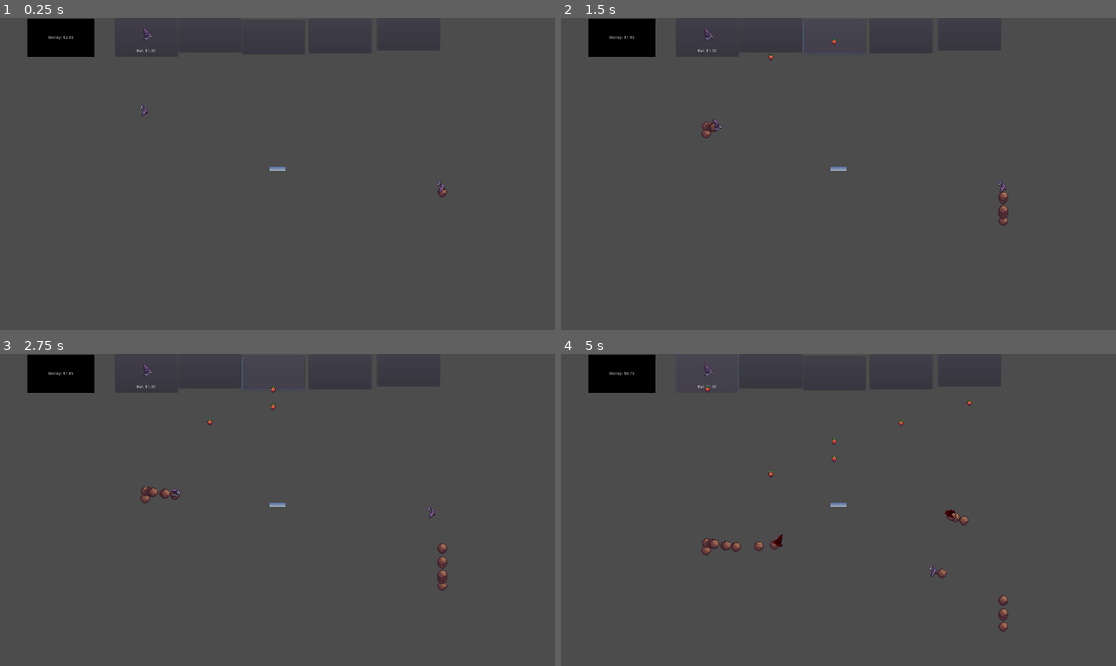
Above: before the commit, frames 1-4 (two rows, left to right).
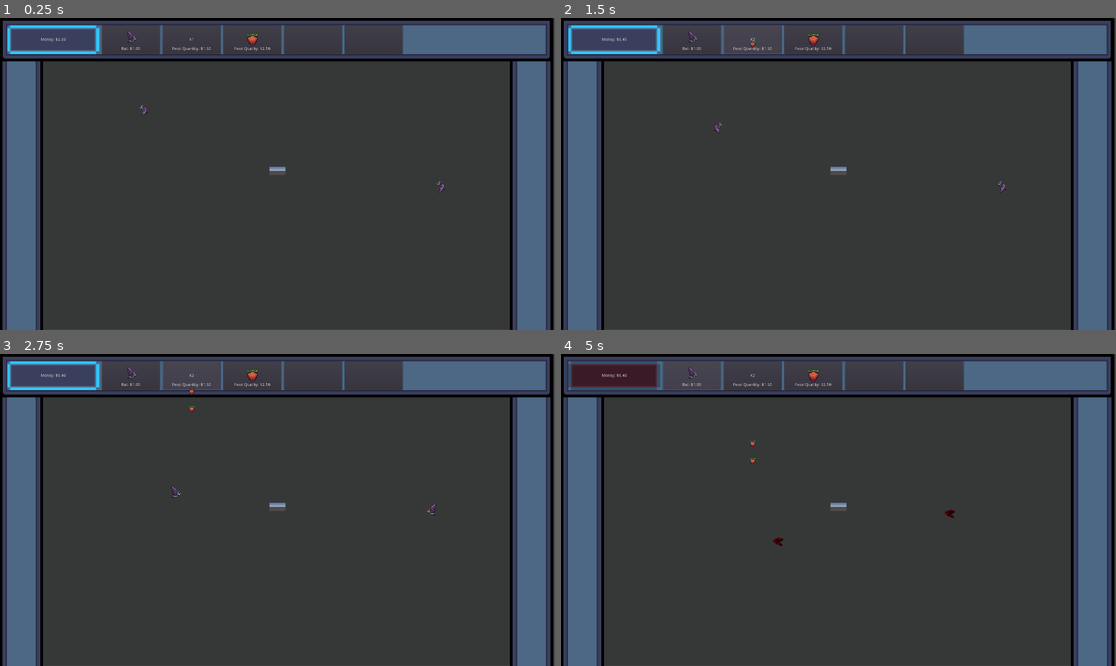
Above: after the commit, the same moments.

Repository: BranRead/Batty_Farming
Game: Godot game, scene res://main.tscn
Same seed, same stepped clock (60 frames per second), same inputs: the game is played once before the commit and once after it. A sky picture missing from this copy of the repository is replaced by a grey-blue gradient.
Inputs (mouse positions are in pixels of both pictures, inside the frame that each line leads up to; where the layout moved, square brackets give the same spot in the first picture):
- Up to frame 1 (0.25 s): no input
- Up to frame 2 (1.5 s): click (810, 39) [771, 36] at 0.5 s; click (755, 39) [832, 36] at 1.25 s
- Up to frame 3 (2.75 s): click (194, 375) [271, 372] at 2 s
- Up to frame 4 (5 s): click (871, 375) [899, 372] at 2.75 s; click (932, 375) [971, 369] at 3.5 s; click "Bat: $1.00" at 4.25 s

The runs differ from the first frame. In frame 1, 19% of the frame differs, in the area x 0-100%, y 0-100%; in frame 2, 19%; in frame 3, 19%; in frame 4, 19%.

Commit message:
Lots added in
Sound FX, better top menu bar, eating animation, different levels of food, different drop quantities

Diff:
--- a/Bat.tscn
+++ b/Bat.tscn
@@ -17,13 +17,16 @@
 var name_check : String = \"bat\";
 export var timesFed : int = 0;
 export var isHungry : bool = false
+var bat_growth_level = 1
 var cost: float = 1.00
 var orginal_color = self.modulate
 var closest_food
+var animation_locked = false
 export var movement_change_threshold : float = 0.99
 var rng = RandomNumberGenerator.new()
 onready var animated_sprite : AnimatedSprite = $AnimatedSprite
-onready var audio : AudioStreamPlayer = $EatSound
+onready var eat_sound : AudioStreamPlayer = $EatSound
+onready var gold_guano = load(\"res://images/goldenGuano.png\")
 
 # Called when the node enters the scene tree for the first time.
 func _ready():
@@ -31,6 +34,8 @@
 
 # Called every frame. 'delta' is the elapsed time since the previous frame.
 func _process(delta):
+	if !animation_locked:
+		animated_sprite.play(\"fly\")
 	#print(\"flying\")
 	if !self.isHungry:
 		var change_movement_chance : float = rng.randf()
@@ -62,9 +67,9 @@
 		if closest_food != null:
 			#print(closest_food.position)
 			if self.position.x > self.position.move_toward(closest_food.position, self.chasing_food_speed * delta).x:
-				animated_sprite.play(\"fly_left\")
+				animated_sprite.flip_h = false
 			else:
-				animated_sprite.play(\"fly_right\")
+				animated_sprite.flip_h = true
 			self.position = self.position.move_toward(closest_food.position, self.chasing_food_speed * delta)
 
 
@@ -72,22 +77,26 @@
 		self.position.x += self.velocity.x * delta
 		self.position.y += self.velocity.y * delta
 		if self.velocity.x > 0:
-			animated_sprite.play(\"fly_right\")
+			animated_sprite.flip_h = true
 		else:
-			animated_sprite.play(\"fly_left\")
-
+			animated_sprite.flip_h = false
 
 	var dropChance = rng.randf_range(0,1)
 	if dropChance > drop_threshold:
+		print(\"Bat level: \" + str(bat_growth_level))
 		#print(\"Guano dropped\")
 		var guano = guano_packed_scene.instance()
 		var guano_unique = guano.duplicate()
 		guano_unique.position = self.position
+		if bat_growth_level == 3:
+			guano_unique.get_child(0).play(\"golden\")
 		get_parent().add_child(guano_unique)
 
 func _on_Bat_area_entered(area):
 	if area.name_check == \"food\" && self.isHungry:
-		audio.play()
+		eat_sound.play()
+		animated_sprite.play(\"eat\")
+		animation_locked = true
 		self.timesFed += 1
 		#print(\"The bat ate the strawberry\")
 		area.free()
@@ -97,8 +106,10 @@
 		print(self.timesFed)
 		if(self.timesFed == 4):
 			self.scale = Vector2(1.5, 1.5)
+			self.bat_growth_level += 1
 		if(self.timesFed == 10):
 			self.scale = Vector2(2, 2)
+			self.bat_growth_level += 1
 	elif(area.name_check == \"bat\"):
 		print(\"FUNGUS\")
 	elif(area.name_check == \"leftScreen\"):
@@ -114,15 +125,31 @@
 		#print(\"Bottom wall\")
 		self.velocity.y *= -1
 
-
-
 func _on_Timer_timeout():
 	print(\"I'm hungry :(\")
 	get_node(\"HungerTimer\").paused = true
 	self.isHungry = true
 	self.modulate = Color(\"#c30010\")
+
+
+
+func _on_AnimatedSprite_animation_finished():
+	if [\"eat\"].has(animated_sprite.animation):
+		animation_locked = false
 "
 
+[sub_resource type="AtlasTexture" id=26]
+atlas = ExtResource( 2 )
+region = Rect2( 512, 128, 128, 128 )
+
+[sub_resource type="AtlasTexture" id=27]
+atlas = ExtResource( 2 )
+region = Rect2( 640, 128, 128, 128 )
+
+[sub_resource type="AtlasTexture" id=28]
+atlas = ExtResource( 2 )
+region = Rect2( 768, 128, 128, 128 )
+
 [sub_resource type="AtlasTexture" id=15]
 atlas = ExtResource( 2 )
 region = Rect2( 128, 128, 128, 128 )
@@ -134,29 +161,17 @@
 [sub_resource type="AtlasTexture" id=17]
 atlas = ExtResource( 2 )
 region = Rect2( 384, 128, 128, 128 )
-
-[sub_resource type="AtlasTexture" id=21]
-atlas = ExtResource( 2 )
-region = Rect2( 128, 384, 128, 128 )
-
-[sub_resource type="AtlasTexture" id=22]
-atlas = ExtResource( 2 )
-region = Rect2( 256, 384, 128, 128 )
-
-[sub_resource type="AtlasTexture" id=23]
-atlas = ExtResource( 2 )
-region = Rect2( 384, 384, 128, 128 )
 
 [sub_resource type="SpriteFrames" id=14]
 animations = [ {
+"frames": [ SubResource( 26 ), SubResource( 27 ), SubResource( 28 ) ],
+"loop": true,
+"name": "eat",
+"speed": 10.0
+}, {
 "frames": [ SubResource( 15 ), SubResource( 16 ), SubResource( 17 ) ],
 "loop": true,
-"name": "fly_left",
-"speed": 10.0
-}, {
-"frames": [ SubResource( 21 ), SubResource( 22 ), SubResource( 23 ) ],
-"loop": true,
-"name": "fly_right",
+"name": "fly",
 "speed": 10.0
 } ]
 
@@ -171,11 +186,10 @@
 __meta__ = {
 "_edit_group_": true
 }
-drop_threshold = 0.954
 
 [node name="AnimatedSprite" type="AnimatedSprite" parent="."]
 frames = SubResource( 14 )
-animation = "fly_right"
+animation = "eat"
 
 [node name="CollisionShape2D" type="CollisionShape2D" parent="."]
 position = Vector2( 3, 0 )
@@ -189,4 +203,5 @@
 stream = ExtResource( 3 )
 
 [connection signal="area_entered" from="." to="." method="_on_Bat_area_entered"]
+[connection signal="animation_finished" from="AnimatedSprite" to="." method="_on_AnimatedSprite_animation_finished"]
 [connection signal="timeout" from="HungerTimer" to="." method="_on_Timer_timeout"]
--- a/Food.gd
+++ b/Food.gd
@@ -3,6 +3,7 @@
 export var falling_speed : float = 80
 var name_check : String = "food";
 var cost : float = 0.05
+var isCollected = false
 
 
 # Called when the node enters the scene tree for the first time.
--- a/Guano.gd
+++ b/Guano.gd
@@ -3,7 +3,8 @@
 export var falling_speed : float = 80
 var name_check : String = "guano"
 var is_selected : bool = false
-var worth : float = 0.25
+var normal_worth : float = 0.25
+var gold_worth : float = 0.75
 onready var collect_sound : AudioStreamPlayer = $CollectSound
 var is_fallen_off_screen = false
 
@@ -27,7 +28,9 @@
 
 func collect_guano():
 	get_parent().guano_collected += 1
-	get_parent().money += self.worth
+	if $AnimatedSprite.animation == "base":
+		get_parent().money += self.normal_worth
+	else:
+		get_parent().money += self.gold_worth
 	get_parent().get_node("MoneyLabel").update_money()
-	#print("Guano collected: " + str(get_parent().guano_collected))
 	self.queue_free()
--- a/Guano.tscn
+++ b/Guano.tscn
@@ -1,18 +1,28 @@
-[gd_scene load_steps=7 format=2]
+[gd_scene load_steps=9 format=2]
 
 [ext_resource path="res://images/spritesheet-48.png" type="Texture" id=1]
 [ext_resource path="res://Guano.gd" type="Script" id=2]
 [ext_resource path="res://audio/Low_Health.wav" type="AudioStream" id=3]
+[ext_resource path="res://images/goldenGuano.png" type="Texture" id=4]
 
 [sub_resource type="AtlasTexture" id=4]
 atlas = ExtResource( 1 )
 region = Rect2( 240, 48, 48, 48 )
 
+[sub_resource type="AtlasTexture" id=7]
+atlas = ExtResource( 4 )
+region = Rect2( 0, 0, 48, 48 )
+
 [sub_resource type="SpriteFrames" id=5]
 animations = [ {
 "frames": [ SubResource( 4 ) ],
 "loop": true,
-"name": "default",
+"name": "base",
+"speed": 5.0
+}, {
+"frames": [ SubResource( 7 ) ],
+"loop": true,
+"name": "golden",
 "speed": 5.0
 } ]
 
@@ -25,6 +35,7 @@
 
 [node name="AnimatedSprite" type="AnimatedSprite" parent="."]
 frames = SubResource( 5 )
+animation = "base"
 
 [node name="CollisionShape2D" type="CollisionShape2D" parent="."]
 shape = SubResource( 6 )
--- a/MoneyLabel.gd
+++ b/MoneyLabel.gd
@@ -1,16 +1,10 @@
 extends Label
-
-
-var style_box = StyleBoxFlat.new()
 # Declare member variables here. Examples:
 # var a = 2
 # var b = "text"
 
-
 # Called when the node enters the scene tree for the first time.
 func _ready():
-	style_box.bg_color = Color.black
-	self.add_stylebox_override("normal", style_box)
 
 	var money = "%.2f" % get_parent().money
 	self.text = "Money: $" + money
--- a/main.tscn
+++ b/main.tscn
@@ -8,7 +8,15 @@
 [ext_resource path="res://Mouse.gd" type="Script" id=6]
 [ext_resource path="res://images/batIcon.png" type="Texture" id=7]
 [ext_resource path="res://MoneyLabel.gd" type="Script" id=8]
-[ext_resource path="res://audio/Low_Health.wav" type="AudioStream" id=9]
+[ext_resource path="res://audio/320144__owlstorm__blanket-movement-6.wav" type="AudioStream" id=9]
+[ext_resource path="res://audio/buybat.mp3" type="AudioStream" id=10]
+[ext_resource path="res://audio/fooddrop.mp3" type="AudioStream" id=11]
+[ext_resource path="res://audio/click.mp3" type="AudioStream" id=12]
+[ext_resource path="res://audio/rain-sound-and-rainforest-6293.mp3" type="AudioStream" id=13]
+[ext_resource path="res://audio/atmospheric-soundscape-152493.mp3" type="AudioStream" id=14]
+[ext_resource path="res://images/topPanel.png" type="Texture" id=15]
+[ext_resource path="res://images/moneyPanel.png" type="Texture" id=16]
+[ext_resource path="res://images/foodIcon.png" type="Texture" id=17]
 
 [sub_resource type="GDScript" id=1]
 script/source = "extends Node
@@ -18,13 +26,28 @@
 var guano_collected : int = 0
 var is_mouse_touching_something : bool = false
 var money : float = 2.00
+var food_allowed_onscreen: int = 1
+var food_quantity_upgrade_cost : float = 1.50
+var food_quality_upgrade_cost : float = 2.50
+var food_quality_level = 1
 export var summon_buffer : int = 200
+
 onready var collect_guano : AudioStreamPlayer = $CollectGuano
+onready var food_drop : AudioStreamPlayer = $FoodDrop
+onready var buy_bat : AudioStreamPlayer = $BuyBat
+onready var click : AudioStreamPlayer = $Click
+onready var rain : AudioStreamPlayer = $Rain
+onready var piano : AudioStreamPlayer = $Piano
+onready var grapes = load(\"res://images/grapes.png\")
+
+onready var bananas = load(\"res://images/bananas.png\")
+
 
 # Called when the node enters the scene tree for the first time.
 func _ready():
 	rng.randomize()
-
+	rain.play()
+	piano.play()
 	for n in 2:
 		var bat = bat_packed_scene.instance()
 		var batDouble = bat.duplicate()
@@ -36,15 +59,19 @@
 	if Input.is_action_just_pressed(\"click\") && !is_mouse_touching_something:
 		var mouse_position = get_viewport().get_mouse_position()
 		var food = food_packed_scene.instance()
-		if self.money > food.cost || is_equal_approx(self.money, food.cost):
-			food.position = mouse_position
-			self.money -= food.cost
-			get_node(\"MoneyLabel\").update_money()
-			food.add_to_group(\"food\", true)
-			#print(get_tree().get_nodes_in_group(\"food\"))
-			add_child(food)
+		var food_on_screen = get_tree().get_nodes_in_group(\"food\")
+		if check_money(food.cost):
+			if food_on_screen.size() < food_allowed_onscreen:
+				food.position = mouse_position
+				self.money -= food.cost
+				$MoneyLabel.update_money()
+				food.add_to_group(\"food\", true)
+				add_child(food)
+		else:
+			no_more_money();
 
 	if Input.is_action_just_pressed(\"right_click\"):
+		self.money += 10
 		var mouse_position = get_viewport().get_mouse_position()
 		var bat = bat_packed_scene.instance()
 		#This is the most important part
@@ -65,15 +92,18 @@
 
 
 func _on_BatButton_pressed():
+	click.play();
 	var bat = bat_packed_scene.instance()
-	if self.money > bat.cost || is_equal_approx(self.money, bat.cost):
+	if check_money(bat.cost):
 			#This is the most important part
 			#Otherwise the bats all share the same script
 			var batDouble = bat.duplicate()
 			batDouble.position = Vector2(rng.randi_range(summon_buffer, get_viewport().get_visible_rect().size.x - summon_buffer), rng.randi_range(summon_buffer, get_viewport().get_visible_rect().size.y - summon_buffer))
 			self.money -= bat.cost
-			get_node(\"MoneyLabel\").update_money()
+			$MoneyLabel.update_money()
 			add_child(batDouble)
+	else:
+		no_more_money();
 
 
 func _on_BottomScreen_area_entered(area):
@@ -82,25 +112,75 @@
 	if area.name_check == \"food\" || area.name_check == \"guano\":
 		area.queue_free()
 
-
+func no_more_money():
+	$TextureRect/NoMoney.play(\"NoMoney\")
+
+func check_money(itemCost):
+	return self.money > itemCost || is_equal_approx(self.money, itemCost)
 
 func _on_Main_child_exiting_tree(node):
 	if node.name_check == \"guano\":
 		if !node.is_fallen_off_screen:
 			collect_guano.play()
 
-	#print(node.name_check)
+func _on_Main_child_entered_tree(node):
+	if node is Area2D:
+		if node.name_check == \"bat\":
+			buy_bat.play()
+		elif node.name_check == \"food\":
+			food_drop.play()
+
+
+
+func _on_FoodDropQuantityButton_pressed():
+	if food_allowed_onscreen < 10:
+		click.play();
+		if check_money(food_quantity_upgrade_cost):
+			self.food_allowed_onscreen += 1
+			self.money -= food_quantity_upgrade_cost
+			$MoneyLabel.update_money()
+			$FoodDropQuantityButton.text = \"X\" + str(food_allowed_onscreen)
+			if food_allowed_onscreen == 10:
+				$FoodDropQuantityButton/Label.text = \"MAX\"
+				$FoodDropQuantityButton.mouse_default_cursor_shape = Control.CURSOR_ARROW
+
+
+func _on_FoodUpgradeButton_pressed():
+	if food_quality_level < 3:
+		click.play();
+		if check_money(food_quality_upgrade_cost):
+			food_quality_level += 1
+			$MoneyLabel.update_money()
+			if food_quality_level < 3:
+				$FoodUpgradeButton.icon = grapes
+			else:
+				$FoodUpgradeButton.icon = bananas
+				$FoodUpgradeButton/Label.text = \"MAX\"
+				$FoodUpgradeButton.mouse_default_cursor_shape = Control.CURSOR_ARROW
 "
 
 [sub_resource type="RectangleShape2D" id=2]
-extents = Vector2( 41.5, 484.25 )
+extents = Vector2( 74, 538 )
 
 [sub_resource type="RectangleShape2D" id=3]
-extents = Vector2( 883.75, 96.4375 )
+extents = Vector2( 956, 75 )
 
 [sub_resource type="CircleShape2D" id=4]
 
-[sub_resource type="Theme" id=5]
+[sub_resource type="Animation" id=5]
+resource_name = "NoMoney"
+tracks/0/type = "value"
+tracks/0/path = NodePath(".:self_modulate")
+tracks/0/interp = 1
+tracks/0/loop_wrap = true
+tracks/0/imported = false
+tracks/0/enabled = true
+tracks/0/keys = {
+"times": PoolRealArray( 0.2, 0.4, 0.6, 0.8 ),
+"transitions": PoolRealArray( 1, 1, 1, 1 ),
+"update": 0,
+"values": [ Color( 1, 0, 0, 1 ), Color( 1, 1, 1, 1 ), Color( 1, 0, 0, 1 ), Color( 1, 1, 1, 1 ) ]
+}
 
 [node name="Main" type="Node"]
 script = SubResource( 1 )
@@ -108,6 +188,16 @@
 
 [node name="CanvasLayer" type="CanvasLayer" parent="."]
 layer = -1
+
+[node name="BlankScreen" type="Node2D" parent="CanvasLayer"]
+z_index = -10
+
+[node name="ColorRect" type="ColorRect" parent="CanvasLayer/BlankScreen"]
+show_behind_parent = true
+margin_right = 1917.0
+margin_bottom = 1079.0
+mouse_filter = 2
+color = Color( 0.211765, 0.219608, 0.219608, 1 )
 
 [node name="Sprite" type="Sprite" parent="CanvasLayer"]
 position = Vector2( 960, 530 )
@@ -115,29 +205,63 @@
 z_index = -1
 texture = ExtResource( 1 )
 
+[node name="SideBar2" type="TextureRect" parent="CanvasLayer"]
+margin_left = 1068.0
+margin_top = 549.0
+margin_right = 2980.0
+margin_bottom = 699.0
+rect_rotation = 90.0
+rect_pivot_offset = Vector2( 695.728, 150 )
+texture = ExtResource( 15 )
+expand = true
+stretch_mode = 1
+
+[node name="SideBar" type="TextureRect" parent="CanvasLayer"]
+margin_left = -697.0
+margin_top = 551.0
+margin_right = 1215.0
+margin_bottom = 701.0
+rect_rotation = 90.0
+rect_pivot_offset = Vector2( 695.728, 150 )
+texture = ExtResource( 15 )
+expand = true
+stretch_mode = 1
+
+[node name="TopBar" type="TextureRect" parent="CanvasLayer"]
+margin_right = 1912.0
+margin_bottom = 150.0
+rect_pivot_offset = Vector2( -1022, -552 )
+texture = ExtResource( 15 )
+expand = true
+stretch_mode = 1
+
 [node name="LeftScreen" type="Area2D" parent="CanvasLayer"]
+visible = false
 script = ExtResource( 2 )
 
 [node name="CollisionShape2D" type="CollisionShape2D" parent="CanvasLayer/LeftScreen"]
-position = Vector2( 51, 529 )
+position = Vector2( 75, 540.5 )
 shape = SubResource( 2 )
 
 [node name="RightScreen" type="Area2D" parent="CanvasLayer"]
+visible = false
 script = ExtResource( 3 )
 
 [node name="CollisionShape2D2" type="CollisionShape2D" parent="CanvasLayer/RightScreen"]
-position = Vector2( 1866, 524 )
+position = Vector2( 1838.5, 540 )
 shape = SubResource( 2 )
 
 [node name="TopScreen" type="Area2D" parent="CanvasLayer"]
+visible = false
 position = Vector2( 694, -137 )
 script = ExtResource( 4 )
 
 [node name="CollisionShape2D" type="CollisionShape2D" parent="CanvasLayer/TopScreen"]
-position = Vector2( 272, 172.563 )
+position = Vector2( 262, 212 )
 shape = SubResource( 3 )
 
 [node name="BottomScreen" type="Area2D" parent="CanvasLayer"]
+visible = false
 position = Vector2( 1388, -274 )
 script = ExtResource( 5 )
 
@@ -153,64 +277,122 @@
 shape = SubResource( 4 )
 
 [node name="BatButton" type="Button" parent="."]
-margin_left = 399.0
-margin_top = -1.0
-margin_right = 615.0
-margin_bottom = 133.0
+margin_left = 353.0
+margin_top = 25.0
+margin_right = 553.0
+margin_bottom = 125.0
+hint_tooltip = "Click here to buy a bat!"
+mouse_default_cursor_shape = 2
 icon = ExtResource( 7 )
 icon_align = 1
 
 [node name="Label" type="Label" parent="BatButton"]
-margin_top = 108.0
-margin_right = 214.0
-margin_bottom = 133.0
+margin_top = 64.0
+margin_right = 200.0
+margin_bottom = 100.0
+rect_pivot_offset = Vector2( 100, 387 )
 text = "Bat: $1.00"
 align = 1
+valign = 1
+
+[node name="FoodDropQuantityButton" type="Button" parent="."]
+margin_left = 563.0
+margin_top = 25.0
+margin_right = 763.0
+margin_bottom = 125.0
+rect_pivot_offset = Vector2( 108, 163 )
+hint_tooltip = "The amount of food you can drop at once"
+mouse_default_cursor_shape = 2
+text = "X1"
+
+[node name="Label" type="Label" parent="FoodDropQuantityButton"]
+margin_top = 64.0
+margin_right = 200.0
+margin_bottom = 100.0
+rect_pivot_offset = Vector2( 100, 387 )
+text = "Food Quantity: $1.50"
+align = 1
+valign = 1
 
 [node name="FoodUpgradeButton" type="Button" parent="."]
-margin_left = 618.0
-margin_top = 2.0
-margin_right = 834.0
-margin_bottom = 118.0
+margin_left = 773.0
+margin_top = 25.0
+margin_right = 973.0
+margin_bottom = 125.0
 rect_pivot_offset = Vector2( 108, 163 )
-
-[node name="FoodDropQuantityButton" type="Button" parent="."]
-margin_left = 837.0
-margin_top = 9.0
-margin_right = 1053.0
+hint_tooltip = "Your current food quality"
+mouse_default_cursor_shape = 2
+icon = ExtResource( 17 )
+icon_align = 1
+
+[node name="Label" type="Label" parent="FoodUpgradeButton"]
+margin_top = 64.0
+margin_right = 200.0
+margin_bottom = 100.0
+text = "Food Quality: $2.50"
+align = 1
+valign = 1
+
+[node name="WaterGunUpgradeButton" type="Button" parent="."]
+margin_left = 983.0
+margin_top = 25.0
+margin_right = 1183.0
 margin_bottom = 125.0
 rect_pivot_offset = Vector2( 108, 163 )
 
-[node name="WaterGunUpgradeButton" type="Button" parent="."]
-margin_left = 1069.0
-margin_top = 5.0
-margin_right = 1285.0
-margin_bottom = 121.0
+[node name="FarmButton" type="Button" parent="."]
+margin_left = 1193.0
+margin_top = 25.0
+margin_right = 1393.0
+margin_bottom = 125.0
 rect_pivot_offset = Vector2( 108, 163 )
 
-[node name="FarmButton" type="Button" parent="."]
-margin_left = 1305.0
-margin_top = -5.0
-margin_right = 1521.0
-margin_bottom = 111.0
-rect_pivot_offset = Vector2( 108, 163 )
+[node name="CollectGuano" type="AudioStreamPlayer" parent="."]
+stream = ExtResource( 9 )
+
+[node name="FoodDrop" type="AudioStreamPlayer" parent="."]
+stream = ExtResource( 11 )
+
+[node name="BuyBat" type="AudioStreamPlayer" parent="."]
+stream = ExtResource( 10 )
+
+[node name="Click" type="AudioStreamPlayer" parent="."]
+stream = ExtResource( 12 )
+
+[node name="Rain" type="AudioStreamPlayer" parent="."]
+stream = ExtResource( 13 )
+
+[node name="Piano" type="AudioStreamPlayer" parent="."]
+stream = ExtResource( 14 )
+
+[node name="TextureRect" type="TextureRect" parent="."]
+margin_left = 25.0
+margin_top = 25.0
+margin_right = 343.0
+margin_bottom = 125.0
+texture = ExtResource( 16 )
+
+[node name="NoMoney" type="AnimationPlayer" parent="TextureRect"]
+reset_on_save = false
+anims/NoMoney = SubResource( 5 )
 
 [node name="MoneyLabel" type="Label" parent="."]
-margin_left = 95.0
-margin_top = 2.0
-margin_right = 327.0
-margin_bottom = 135.0
-theme = SubResource( 5 )
+margin_left = 36.0
+margin_top = 36.0
+margin_right = 333.0
+margin_bottom = 115.0
+hint_tooltip = "Your available money"
+mouse_filter = 0
 text = "Money: $2.00"
 align = 1
 valign = 1
 script = ExtResource( 8 )
 
-[node name="CollectGuano" type="AudioStreamPlayer" parent="."]
-stream = ExtResource( 9 )
-
+[connection signal="child_entered_tree" from="." to="." method="_on_Main_child_entered_tree"]
 [connection signal="child_exiting_tree" from="." to="." method="_on_Main_child_exiting_tree"]
 [connection signal="area_entered" from="CanvasLayer/BottomScreen" to="." method="_on_BottomScreen_area_entered"]
 [connection signal="area_entered" from="Mouse" to="." method="_on_Mouse_area_entered"]
 [connection signal="area_exited" from="Mouse" to="." method="_on_Mouse_area_exited"]
 [connection signal="pressed" from="BatButton" to="." method="_on_BatButton_pressed"]
+[connection signal="pressed" from="FoodDropQuantityButton" to="." method="_on_FoodDropQuantityButton_pressed"]
+[connection signal="pressed" from="FoodUpgradeButton" to="." method="_on_FoodUpgradeButton_pressed"]
Binary file added: Fonts_Sheet.png
Not shown, added: Fonts_Sheet.png.import
Not shown, added: audio/320144__owlstorm__blanket-movement-6.wav.import
Not shown, added: audio/New Text Document.txt
Binary file added: audio/Panel_1.png
Not shown, added: audio/Panel_1.png.import
Not shown, added: audio/atmospheric-soundscape-152493.mp3.import
Not shown, added: audio/buybat.mp3.import
Not shown, added: audio/click.mp3.import
Not shown, added: audio/fooddrop.mp3.import
Not shown, added: audio/fruit_bats3-78156.mp3.import
Not shown, added: audio/light-rain-ambient-114354.mp3.import
(and 27 more such lines)
